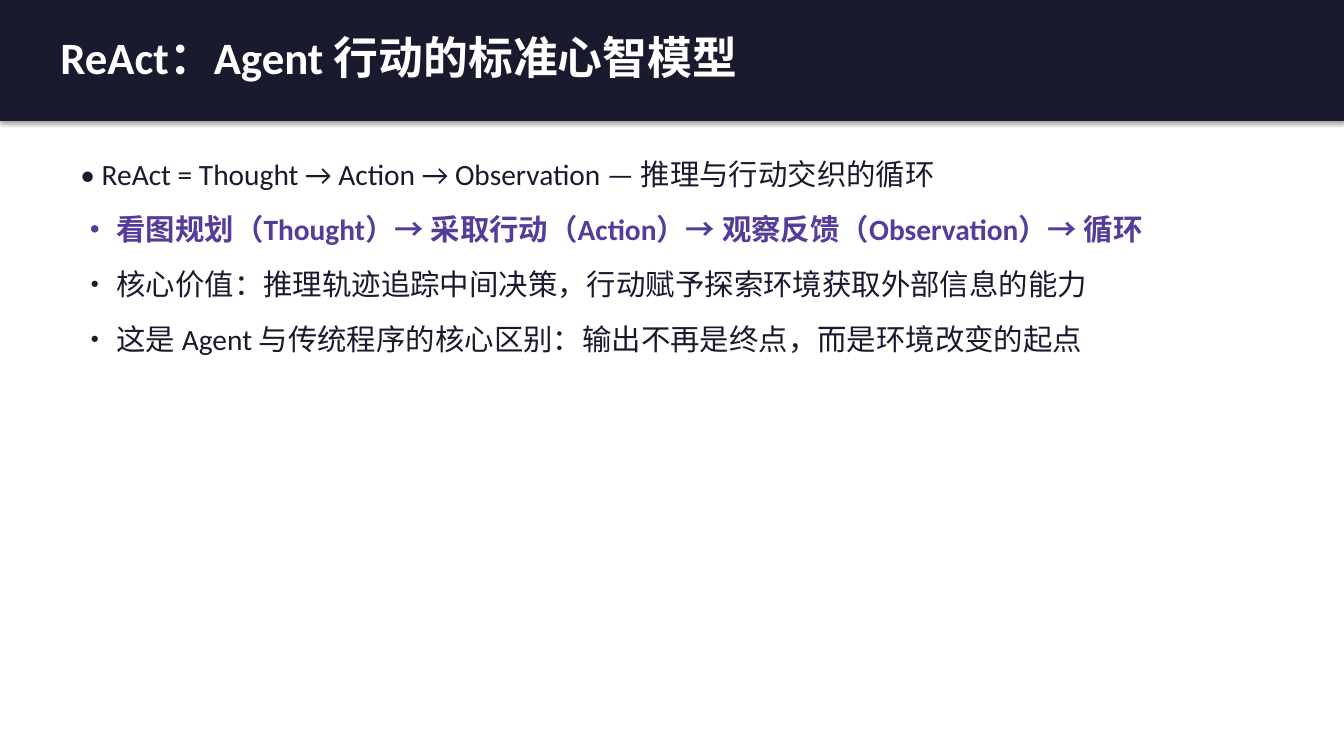
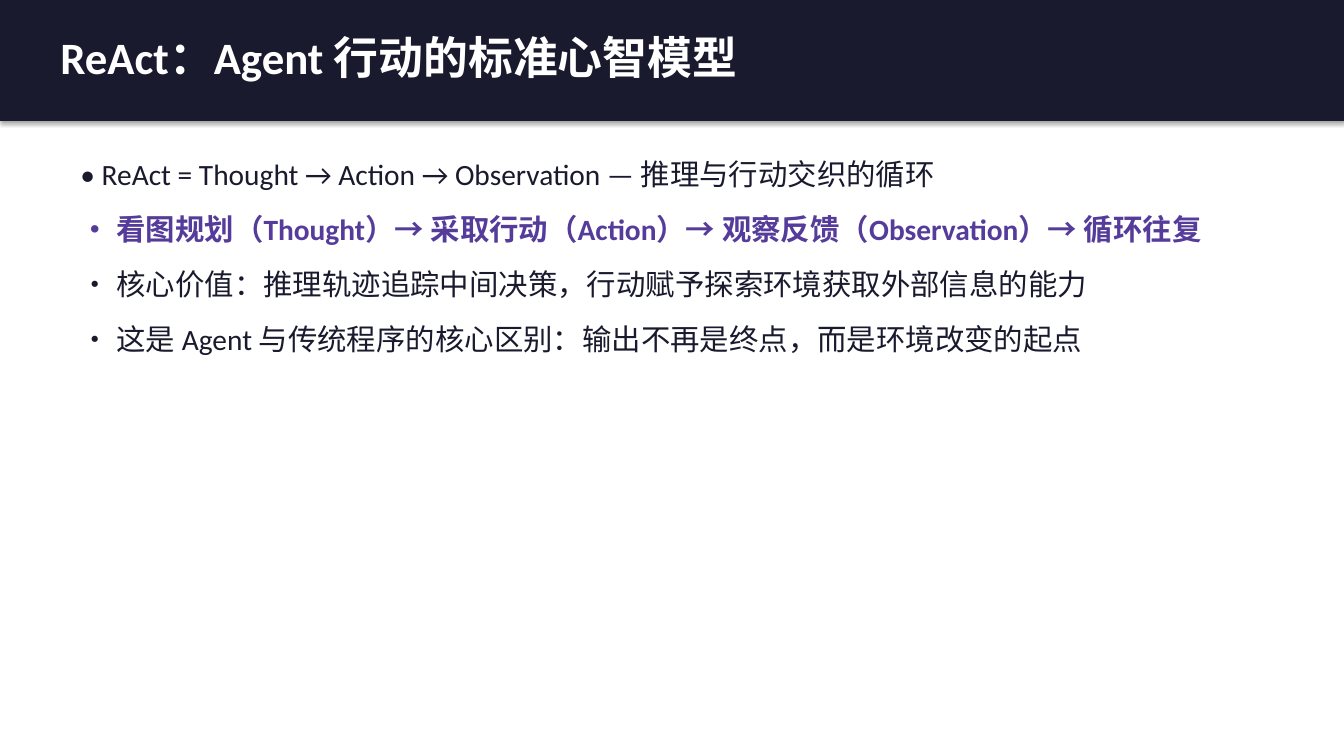
Before and after one commit to tanteng/blog, a slide deck: slide 16 of static/reports/agent-design-patterns-book-intro.pptx (slide 10 before the commit). Drawn at 1344x756 pixels with LibreOffice and Linux fonts; fonts in the diff are those of the drawing. Boxes give left, top, right and bottom in pixels: in the first picture for what was removed or moved away, otherwise in the second. Text is boxed around its words. In the diff, an @@ line names an element or a change of style, - is before the commit and + after.

```diff
--- a/static/reports/agent-design-patterns-book-intro.pptx
+++ b/static/reports/agent-design-patterns-book-intro.pptx
@@ text at bbox=[117, 215, 1202, 245]: text changed @@
-• 看图规划（Thought）→ 采取行动（Action）→ 观察反馈（Observation）→ 循环
+• 看图规划（Thought）→ 采取行动（Action）→ 观察反馈（Observation）→ 循环往复
```
Also in this commit, not shown: 23 other slides changed, 7 slides added, 1 slide removed.
